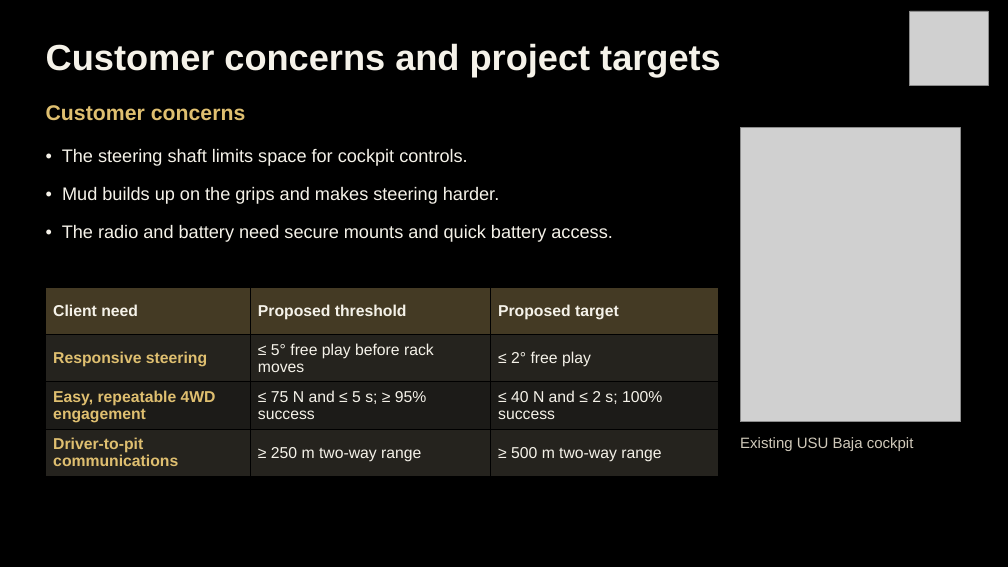
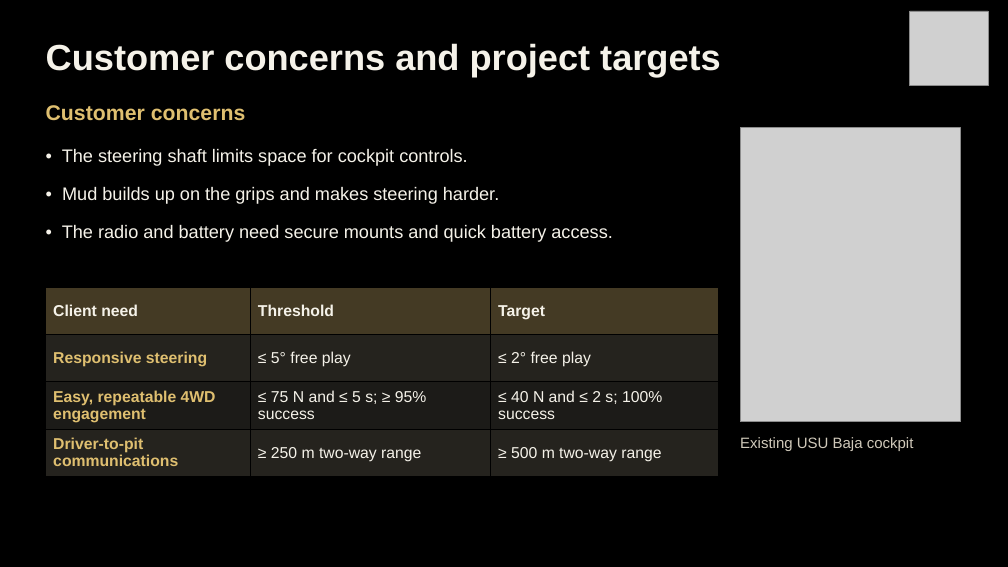
Before and after one commit to Polowater123/Aggie-Baja-Controls-The-A.B.C.-, a slide deck: slide 4 of PDR Draft.pptx (slide 5 before the commit). Drawn at 1008x567 pixels with LibreOffice and Linux fonts; fonts in the diff are those of the drawing; grey boxes stand for pictures. Boxes give left, top, right and bottom in pixels: in the first picture for what was removed or moved away, otherwise in the second. Text is boxed around its words. In the diff, an @@ line names an element or a change of style, - is before the commit and + after.

```diff
--- a/PDR Draft.pptx
+++ b/PDR Draft.pptx
@@ table at (45, 287, 719, 476) @@
-row 1, column 2: Proposed threshold
+row 1, column 2: Threshold
-row 1, column 3: Proposed target
+row 1, column 3: Target
-row 2, column 2: ≤ 5° free play before rack moves
+row 2, column 2: ≤ 5° free play
```
Also in this commit, not shown: 4 other slides changed, 1 slide added, 2 slides removed.
